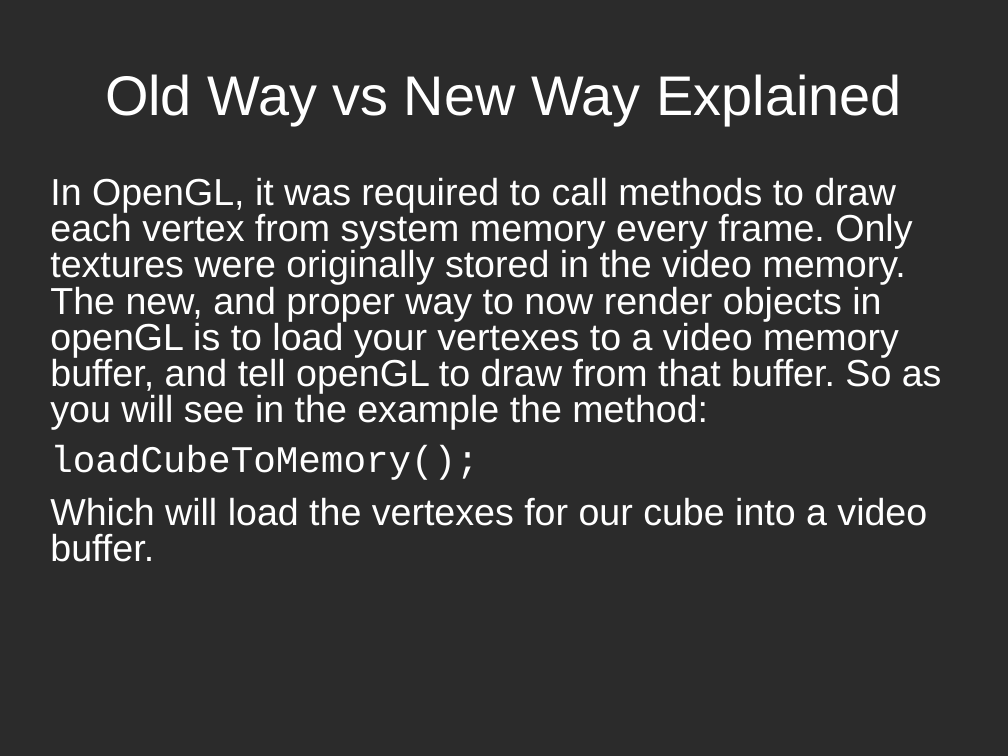
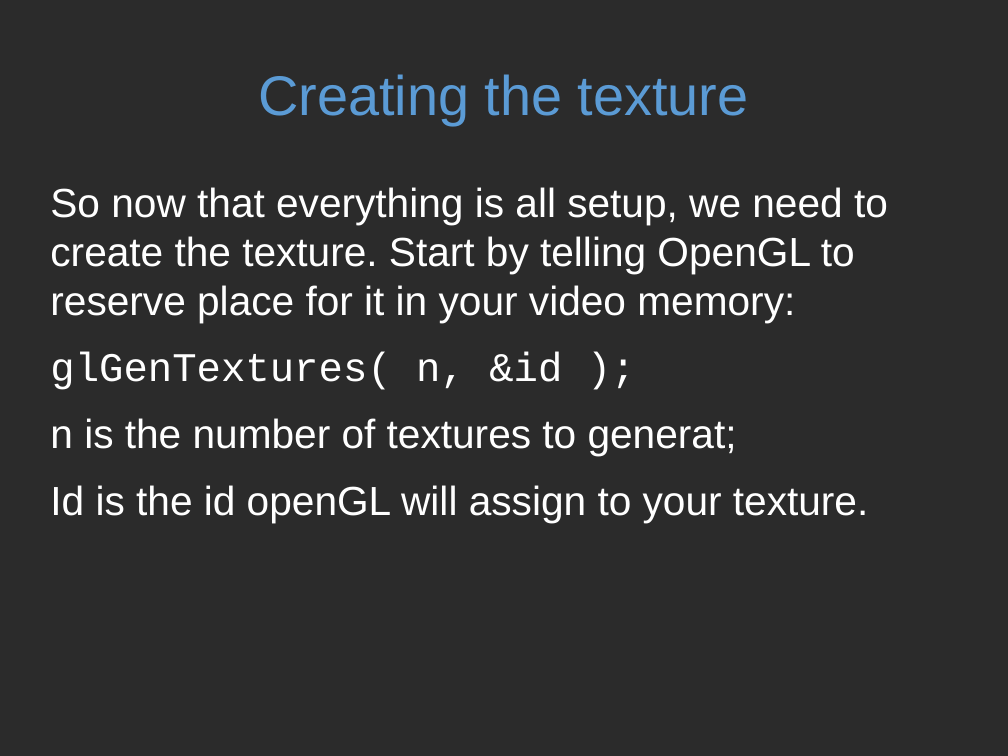
Before and after one commit to kokorohakai/OpenGL-Tutorial-2, a slide deck: slide 12 of Tutorial.odp (slide 13 before the commit). Drawn at 1008x756 pixels with LibreOffice and Linux fonts; fonts in the diff are those of the drawing; background and template pictures are left out; a plain dark background stands for a picture behind light text. Boxes give left, top, right and bottom in pixels: in the first picture for what was removed or moved away, otherwise in the second. Text is boxed around its words. In the diff, an @@ line names an element or a change of style, - is before the commit and + after.

```diff
--- a/Tutorial.odp
+++ b/Tutorial.odp
@@ title at box(258, 74, 749, 125): text changed; text colour #FFFFFF to #5B9BD5 @@
-Old Way vs New Way Explained
+Creating the texture
@@ text at box(50, 187, 888, 523): text changed; size 29.6 to 32 pt @@
-In OpenGL, it was required to call methods to draw each vertex from system memory every frame. Only textures were originally stored in the video memory. The new, and proper way to now render objects in openGL is to load your vertexes to a video memory buffer, and tell openGL to draw from that buffer. So as you will see in the example the method:
-  loadCubeToMemory();
-Which will load the vertexes for our cube into a video buffer.
+So now that everything is all setup, we need to create the texture. Start by telling OpenGL to reserve place for it in your video memory:
+glGenTextures( n, &id );
+n is the number of textures to generat;
+Id is the id openGL will assign to your texture.
```
Also in this commit, not shown: 6 other slides changed, 13 slides added, 8 slides removed.
